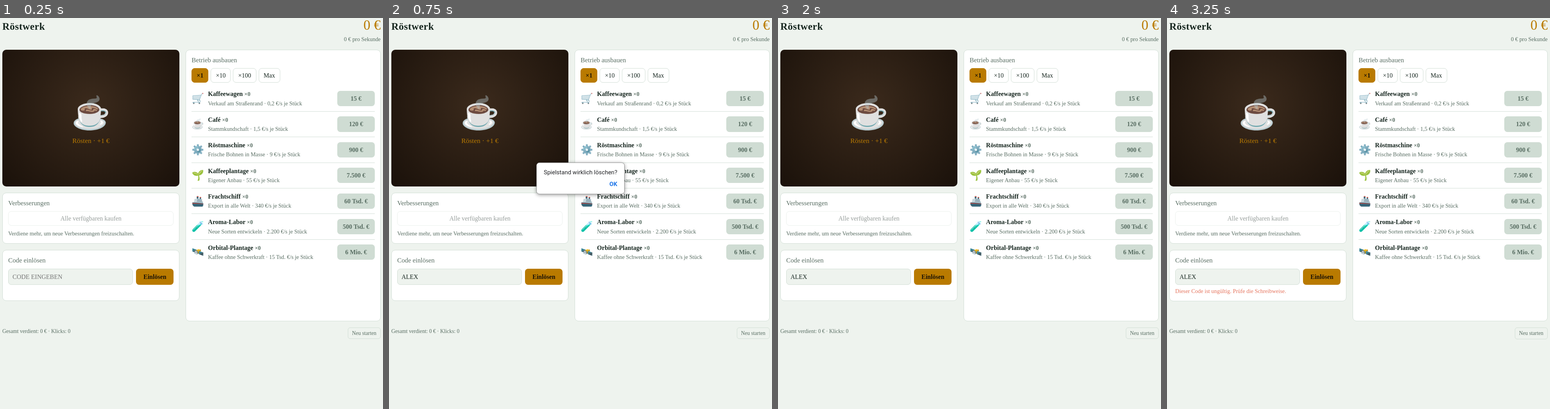
Above: before the commit, frames 1-4 (left to right).
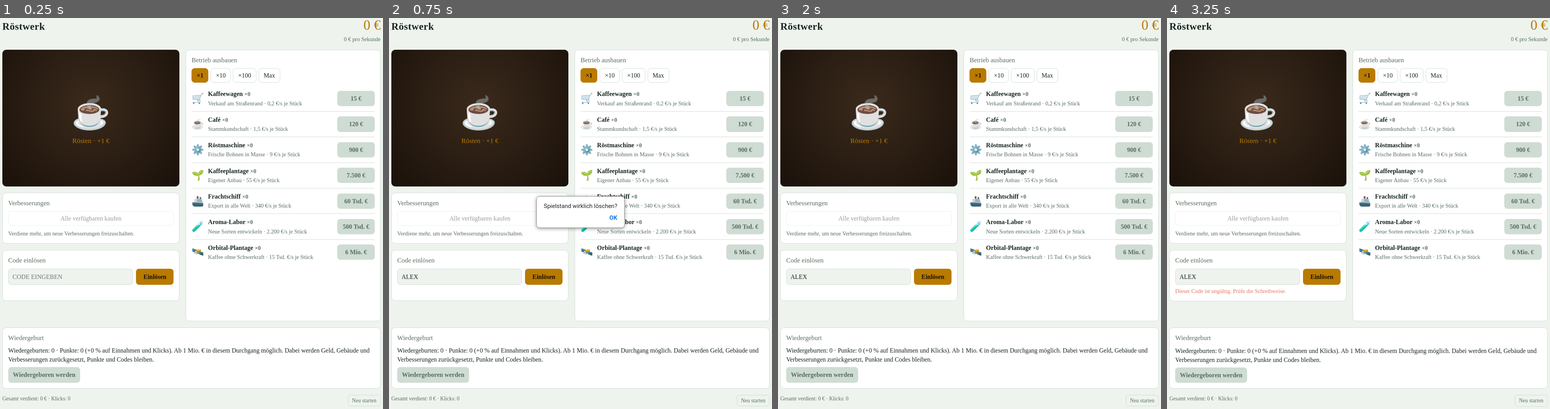
Above: after the commit, the same moments.

Repository: kilidieKiwi/Coffee-game
Game: browser game, page index.html
Two runs of this game, one before a commit and one after it. Both use one fixed random seed, a clock stepped at 60 frames per second and the inputs below. When the page shows a pop-up message, it is drawn as a white box for half a second while everything else waits; a line starting with > is the answer the replay typed.
Inputs (mouse positions are in pixels of both pictures, inside the frame that each line leads up to):
- Up to frame 1 (0.25 s): no input
- Up to frame 2 (0.75 s): click (457, 276) at 0.27 s; type "Alex" at 0.27 s; click "Neu starten" at 0.52 s
- Up to frame 3 (2 s): hold Up 1.03-1.33 s; tap Space at 1.1, 1.6 s; hold Up 1.38-1.62 s; hold Up 1.67-1.97 s
- Up to frame 4 (3.25 s): click "Einlösen" at 2.02 s; hold Up 2.02-2.25 s; tap Space at 2.1, 2.6, 3.1 s; hold Up 2.3-2.6 s; hold Up 2.65-2.88 s; hold Up 2.93-3.23 s

The runs differ from the first frame. In frame 1, 1.8% of the frame differs, in the area x 0-100%, y 79-100%; in frame 2, 3.2%, in the area x 0-100%, y 36-100%; in frame 3, 1.8%; in frame 4, 1.8%.

Commit message:
Implement admin panel and rebirth feature
Added admin panel and rebirth functionality with associated UI elements and event handling.

Diff:
--- a/index.html
+++ b/index.html
@@ -46,6 +46,14 @@
 .code input{flex:1;min-width:0;padding:8px 10px;border-radius:8px;border:1px solid var(--line);background:var(--bg);color:var(--ink);font:inherit;text-transform:uppercase}
 .code input:focus-visible{outline:3px solid var(--gold);outline-offset:2px}
 #codemsg{min-height:1.4em;margin:6px 0 0;font-size:.9rem;color:var(--mute)}
+#adm{background:var(--panel);color:var(--ink);border:1px solid var(--gold);border-radius:10px;padding:16px;max-width:380px;width:calc(100% - 32px)}
+#adm::backdrop{background:rgba(0,0,0,.6)}
+#adm h2{color:var(--gold)}
+#adm .g{display:flex;gap:6px;flex-wrap:wrap;margin-bottom:10px}
+#adm input{flex:1;min-width:0;padding:8px;border-radius:8px;border:1px solid var(--line);background:var(--bg);color:var(--ink);font:inherit}
+#adm button{border:1px solid var(--line);background:transparent;color:var(--ink);border-radius:8px;padding:7px 10px;font:inherit;cursor:pointer}
+#adm button:focus-visible,#adm input:focus-visible,#rbbtn:focus-visible{outline:3px solid var(--gold);outline-offset:2px}
+#rbbtn{margin-top:8px}
 #evt{min-height:1.4em;color:var(--ok);font-size:.95rem}
 .foot{grid-column:1/-1;display:flex;gap:10px;justify-content:space-between;flex-wrap:wrap;color:var(--mute);font-size:.85rem}
 .foot button{background:none;border:1px solid var(--line);color:var(--mute);border-radius:6px;padding:4px 10px;cursor:pointer;font:inherit}
@@ -81,11 +89,25 @@
   <div id="bld"></div>
 </section>
 
+<section class="panel" style="grid-column:1/-1">
+  <h2>Wiedergeburt</h2>
+  <p style="margin:0" id="rbinfo"></p>
+  <button class="buy" id="rbbtn" disabled>Wiedergeboren werden</button>
+</section>
+
 <div class="foot">
   <span id="stat"></span>
   <span><button id="reset">Neu starten</button></span>
 </div>
 </main>
+<dialog id="adm" aria-label="Adminpanel">
+  <h2>Adminpanel</h2>
+  <div class="g"><input id="admmoney" inputmode="decimal" placeholder="Geld, z. B. 1e6" aria-label="Geldbetrag"><button data-a="money">Geld geben</button></div>
+  <div class="g"><button data-a="bld">+10 je Gebäude</button><button data-a="ups">Alle Verbesserungen</button></div>
+  <div class="g"><button data-a="rp">+5 Wiedergeburtspunkte</button><button data-a="codes">Codes zurücksetzen</button></div>
+  <div class="g"><span class="sub" style="align-self:center">Zeitraffer:</span><button data-a="t1">×1</button><button data-a="t10">×10</button><button data-a="t100">×100</button></div>
+  <div class="g"><button data-a="boom">Boom x5 (60 s)</button><button data-a="close">Schließen</button></div>
+</dialog>
 
 <script>
 const B=[
@@ -108,10 +130,12 @@
  {id:'k2',n:'Café-Kette',d:'Café x2',cost:5000,t:'cafe',m:2},
  {id:'k3',n:'Industrie-Rösterei',d:'Röstmaschine x2',cost:40000,t:'roast',m:2}
 ];
-const S0=()=>({m:0,tot:0,own:{},up:{},codes:{},clicks:0,t:Date.now()});
+const S0=()=>({m:0,tot:0,own:{},up:{},codes:{},base:0,rp:0,rb:0,clicks:0,t:Date.now()});
 let S;
 try{S=JSON.parse(localStorage.getItem('roestwerk'))||S0()}catch(e){S=S0()}
-let evtMult=1,evtEnd=0;
+S.base=S.base||0;S.rp=S.rp||0;S.rb=S.rb||0;
+let evtMult=1,evtEnd=0,timeScale=1;
+const rbMult=()=>1+0.1*S.rp;
 
 const cost=b=>Math.ceil(b.base*Math.pow(1.15,S.own[b.id]||0));
 const fmt=n=>{
@@ -121,11 +145,11 @@
   return n.toLocaleString('de-DE',{maximumFractionDigits:2})+' '+u[i];
 };
 function mult(t){let m=1;for(const u of U)if(S.up[u.id]&&u.t===t)m*=u.m;return m}
-const clickVal=()=>1*mult('click')*(1+Math.floor((S.tot)/1e5)*0.1);
+const clickVal=()=>1*mult('click')*(1+Math.floor((S.tot)/1e5)*0.1)*rbMult();
 function perSec(){
   const all=mult('all');let s=0;
   for(const b of B)s+=(S.own[b.id]||0)*b.ps*mult(b.id)*all;
-  return s*(Date.now()<evtEnd?evtMult:1);
+  return s*rbMult()*(Date.now()<evtEnd?evtMult:1);
 }
 
 // UI aufbauen
@@ -168,7 +192,7 @@
   document.getElementById('buyall').disabled=!visUps().some(u=>S.m>=u.cost);
   const uh=visUps().map(u=>`<button class="up" id="u-${u.id}" ${S.m<u.cost?'disabled':''}><b>${u.n}</b> – ${fmt(u.cost)} €<small>${u.d}</small></button>`).join('')||'<span class="sub">Verdiene mehr, um neue Verbesserungen freizuschalten.</span>';
   if(uh!==lastUps){lastUps=uh;ups.innerHTML=uh}
-  document.getElementById('stat').textContent=`Gesamt verdient: ${fmt(S.tot)} € · Klicks: ${S.clicks}`;
+  drawRb();document.getElementById('stat').textContent=`Gesamt verdient: ${fmt(S.tot)} € · Klicks: ${S.clicks}`;
 }
 
 // Klick
@@ -187,7 +211,7 @@
 let last=Date.now();
 setInterval(()=>{
   const n=Date.now(),dt=(n-last)/1000;last=n;
-  const g=perSec()*dt;S.m+=g;S.tot+=g;draw();
+  const g=perSec()*dt*timeScale;S.m+=g;S.tot+=g;draw();
 },100);
 
 // Zufallsereignisse
@@ -203,6 +227,43 @@
   }
 },30000);
 
+// Wiedergeburt
+const rbGain=()=>Math.floor(Math.sqrt(Math.max(0,S.tot-S.base)/1e6));
+function drawRb(){
+  const g=rbGain();
+  document.getElementById('rbinfo').textContent=`Wiedergeburten: ${S.rb} · Punkte: ${S.rp} (+${S.rp*10} % auf Einnahmen und Klicks). `+(g>=1?`Jetzt wiedergeboren: +${g} Punkte.`:'Ab 1 Mio. € in diesem Durchgang möglich. Dabei werden Geld, Gebäude und Verbesserungen zurückgesetzt, Punkte und Codes bleiben.');
+  document.getElementById('rbbtn').disabled=g<1;
+}
+document.getElementById('rbbtn').onclick=()=>{
+  const g=rbGain();if(g<1)return;
+  if(!confirm(`Wiedergeboren werden? Du erhältst ${g} Punkte, Geld, Gebäude und Verbesserungen werden zurückgesetzt.`))return;
+  S.rp+=g;S.rb++;S.m=0;S.own={};S.up={};S.base=S.tot;evtEnd=0;save();draw();
+};
+
+// Adminpanel (Passwort-Hash; zum Ändern: SHA-256 des neuen Passworts eintragen)
+const ADMIN_HASH='9b6b5fae902e0295dd58e635ed28fb6117b3267ac574bd35fda3eac04954e053';
+async function sha(t){const b=await crypto.subtle.digest('SHA-256',new TextEncoder().encode(t));return [...new Uint8Array(b)].map(x=>x.toString(16).padStart(2,'0')).join('')}
+async function openAdmin(){
+  const pw=prompt('Admin-Passwort:');if(pw===null)return;
+  const msg=document.getElementById('codemsg');
+  try{
+    if(await sha(pw)===ADMIN_HASH)document.getElementById('adm').showModal();
+    else{msg.style.color='#e5735c';msg.textContent='Falsches Passwort.'}
+  }catch(e){msg.style.color='#e5735c';msg.textContent='Adminpanel braucht eine https-Seite oder localhost.'}
+}
+document.getElementById('adm').addEventListener('click',e=>{
+  const a=e.target.closest('button')?.dataset.a;if(!a)return;
+  if(a==='close'){e.currentTarget.close();return}
+  if(a==='money'){const v=parseFloat(document.getElementById('admmoney').value.replace(',','.'));if(v>0)add(v)}
+  if(a==='bld')B.forEach(b=>gift(b.id,10));
+  if(a==='ups')U.forEach(u=>S.up[u.id]=1);
+  if(a==='rp')S.rp+=5;
+  if(a==='codes')S.codes={};
+  if(a==='boom'){evtMult=5;evtEnd=Date.now()+6e4}
+  if(a[0]==='t')timeScale=+a.slice(1);
+  draw();
+});
+
 // Codes (jeder nur einmal einlösbar)
 S.codes=S.codes||{};
 const CODES={
@@ -210,13 +271,25 @@
  'KAFFEE':{t:'Frischer Kaffee: 2.500 €',f:()=>add(2500)},
  'GITHUB':{t:'Danke fürs Vorbeischauen: 10 Minuten Einnahmen, mindestens 5.000 €',f:()=>add(Math.max(5000,perSec()*600))},
  'BOOM':{t:'Boom! Einnahmen x5 für 60 Sekunden',f:()=>{evtMult=5;evtEnd=Date.now()+6e4}},
- 'ROESTWERK':{t:'Großer Auftrag: 1 Stunde Einnahmen, mindestens 25.000 €',f:()=>add(Math.max(25000,perSec()*3600))}
+ 'ROESTWERK':{t:'Großer Auftrag: 1 Stunde Einnahmen, mindestens 25.000 €',f:()=>add(Math.max(25000,perSec()*3600))},
+ 'ESPRESSO':{t:'Doppelter Espresso: 10.000 €',f:()=>add(10000)},
+ 'LATTE':{t:'Latte-Rausch: Einnahmen x3 für 120 Sekunden',f:()=>{evtMult=3;evtEnd=Date.now()+12e4}},
+ 'BOHNE':{t:'Goldene Bohne: 100 Klicks auf einmal',f:()=>add(clickVal()*100)},
+ 'WAGEN':{t:'Geschenkt: 5 Kaffeewagen',f:()=>gift('cart',5)},
+ 'CAFEHAUS':{t:'Geschenkt: 3 Cafés',f:()=>gift('cafe',3)},
+ 'MASCHINE':{t:'Geschenkt: 2 Röstmaschinen',f:()=>gift('roast',2)},
+ 'PLANTAGE':{t:'Geschenkt: 1 Kaffeeplantage',f:()=>gift('farm',1)},
+ 'MILLION':{t:'Investor steigt ein: 250.000 €',f:()=>add(250000)},
+ 'WELTKAFFEE':{t:'Weltmarkt: 3 Stunden Einnahmen, mindestens 100.000 €',f:()=>add(Math.max(1e5,perSec()*10800))},
+ 'REBIRTH':{t:'Ein Wiedergeburtspunkt (+10 % auf alles)',f:()=>{S.rp++}}
 };
 function add(g){S.m+=g;S.tot+=g}
+function gift(id,n){S.own[id]=(S.own[id]||0)+n}
 function redeem(){
   const inp=document.getElementById('codein'),msg=document.getElementById('codemsg');
   const k=inp.value.trim().toUpperCase().replace('Ö','OE');
   if(!k){msg.textContent='Bitte gib einen Code ein.';return}
+  if(k==='ADMIN'){inp.value='';msg.textContent='';openAdmin();return}
   const c=CODES[k];
   if(!c){msg.style.color='#e5735c';msg.textContent='Dieser Code ist ungültig. Prüfe die Schreibweise.';return}
   if(S.codes[k]){msg.style.color='#e5735c';msg.textContent='Diesen Code hast du schon eingelöst.';return}
